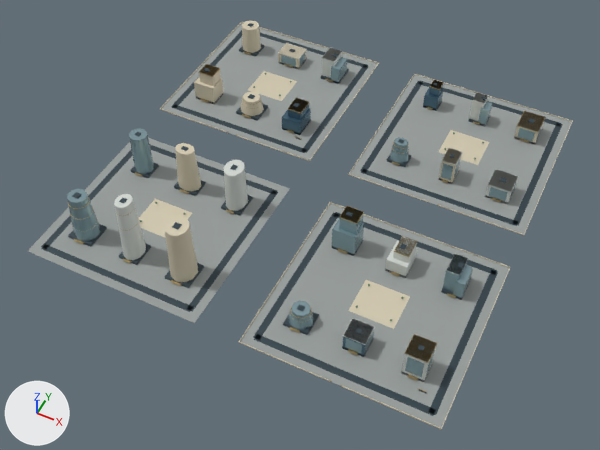
Before and after pictures for a commit that changed the glTF model web/public/assets/3d/ampliworld/GC-CITY-2030/GC-TILE-10-23.glb.
Rendered twice from a camera (50 mm lens) standing at (458.0, -8997.0, 1105.0) and looking at (9.0, -8100.0, -17.0). Every picture has the same lights, and +X, +Y and +Z are marked at lower left. The older version comes first. Where no turn or scale is listed for an object, it has been applied to the vertices. Vertices at exactly the same position are counted once.

Objects in the first picture: 'GC-TILE-10-23-blue', 'GC-TILE-10-23-dark', 'GC-TILE-10-23-glass', 'GC-TILE-10-23-gold', 'GC-TILE-10-23-ivory', 'GC-TILE-10-23-paving', 'GC-TILE-10-23-white' and 1 more.
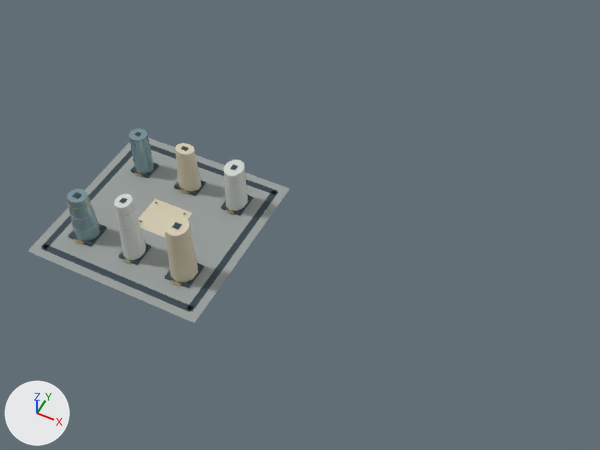
Pixel boxes (x1, y1, x2, y2) of what changed, in the pictures (600 x 450 px):
'GC-TILE-10-23-paving', reshaped (52% narrower, 54% shorter): before (28, 23, 572, 428); after (28, 138, 290, 323)
'GC-TILE-10-23-dark', reshaped (54% narrower, 54% shorter): before (41, 23, 563, 416); after (41, 132, 278, 312)
'GC-TILE-10-23-ivory', reshaped (85% narrower, 66% shorter): before (138, 20, 573, 429); after (138, 143, 201, 282)
'GC-TILE-10-23-glass', reshaped (82% narrower, 65% shorter): before (67, 53, 544, 378); after (67, 128, 154, 241)
'GC-TILE-10-23-white', reshaped (67% narrower, 70% shorter): before (114, 43, 519, 382); after (114, 160, 248, 260)
'GC-TILE-10-23-gold', reshaped: before (69, 52, 545, 392); after (69, 172, 234, 285)
'GC-TILE-10-23-blue', deleted: before (282, 80, 443, 357)
part 1 of me_mesh_0, deleted: before (161, 23, 378, 160)
part 2 of me_mesh_0, deleted: before (350, 74, 572, 234)
part 3 of me_mesh_0, deleted: before (240, 203, 509, 428)
part 4 of me_mesh_1, deleted: before (171, 23, 563, 416)
part 5 of me_mesh_2, deleted: before (160, 20, 573, 429)
part 6 of me_mesh_7, deleted: before (281, 53, 544, 378)
part 7 of me_mesh_5, deleted: before (199, 52, 545, 392)
part 8 of me_mesh_6, deleted: before (278, 43, 519, 382)

The change, as a diff of the scene's bpy script:
```diff
--- a/web/public/assets/3d/ampliworld/GC-CITY-2030/GC-TILE-10-23.glb.py
+++ b/web/public/assets/3d/ampliworld/GC-CITY-2030/GC-TILE-10-23.glb.py
@@ me_mesh_0 @@
-me_mesh_0.from_pydata(...)  # 32 vertices, 48 faces; spans x -379.0..379.0, y -8379.0..-7621.0, z 0.0
+me_mesh_0.from_pydata(...)  # 8 vertices, 12 faces; spans x -379.0..-41.0, y -8379.0..-8041.0, z 0.0
+# me_mesh_0 part 1: the loose piece of 8 vertices spanning x -379.0..-41.0, y -7959.0..-7621.0, z 0.0 is deleted
+# me_mesh_0 part 2: the loose piece of 8 vertices spanning x 41.0..379.0, y -7959.0..-7621.0, z 0.0 is deleted
+# me_mesh_0 part 3: the loose piece of 8 vertices spanning x 41.0..379.0, y -8379.0..-8041.0, z 0.0 is deleted
 me_mesh_0.materials.append(mat_paving)
@@ me_mesh_1 @@
-me_mesh_1.from_pydata(...)  # 528 vertices, 792 faces; spans x -364.0..364.0, y -8364.0..-7636.0, z 0.0..132.0
+me_mesh_1.from_pydata(...)  # 128 vertices, 192 faces; spans x -364.0..-56.0, y -8364.0..-8056.0, z 0.0..132.0
+# me_mesh_1 part 4: 50 loose pieces with 400 vertices, spanning x -364.0..364.0, y -8364.0..-7636.0, z 0.0..79.0, are deleted
 me_mesh_1.materials.append(mat_dark)
@@ me_mesh_2 @@
-me_mesh_2.from_pydata(...)  # 280 vertices, 448 faces; spans x -380.0..380.0, y -8380.0..-7620.0, z 0.0..119.0
+me_mesh_2.from_pydata(...)  # 52 vertices, 92 faces; spans x -250.0..-88.0, y -8323.0..-8100.0, z 0.0..119.0
+# me_mesh_2 part 5: 25 loose pieces with 228 vertices, spanning x -380.0..380.0, y -8380.0..-7620.0, z 0.0..67.0, are deleted
 me_mesh_2.materials.append(mat_ivory)
@@ me_mesh_5 @@
-me_mesh_5.from_pydata(...)  # 1116 vertices, 1884 faces; spans x -331.0..339.0, y -8380.0..-7673.0, z 0.0..112.0
+me_mesh_5.from_pydata(...)  # 444 vertices, 792 faces; spans x -331.0..-89.0, y -8327.0..-8096.0, z 4.0..112.0
+# me_mesh_5 part 7: 63 loose pieces with 672 vertices, spanning x -328.0..339.0, y -8380.0..-7673.0, z 0.0..78.0, are deleted
 me_mesh_5.materials.append(mat_gold)
@@ me_mesh_6 @@
-me_mesh_6.from_pydata(...)  # 148 vertices, 236 faces; spans x -234.0..332.0, y -8320.0..-7678.0, z 0.0..130.0
+me_mesh_6.from_pydata(...)  # 44 vertices, 80 faces; spans x -227.0..-91.0, y -8320.0..-8094.0, z 5.0..130.0
+# me_mesh_6 part 8: 13 loose pieces with 104 vertices, spanning x -234.0..332.0, y -8317.0..-7678.0, z 0.0..56.0, are deleted
 me_mesh_6.materials.append(mat_white)
@@ me_mesh_7 @@
-me_mesh_7.from_pydata(...)  # 328 vertices, 520 faces; spans x -333.0..332.0, y -8322.0..-7674.0, z 0.0..96.0
+me_mesh_7.from_pydata(...)  # 44 vertices, 80 faces; spans x -333.0..-287.0, y -8322.0..-8100.0, z 5.0..96.0
+# me_mesh_7 part 6: 32 loose pieces with 284 vertices, spanning x -234.0..332.0, y -8319.0..-7674.0, z 0.0..78.0, are deleted
 me_mesh_7.materials.append(mat_glass)
@@ ob_gc_tile_10_23_blue @@
-ob_gc_tile_10_23_blue = bpy.data.objects.new('GC-TILE-10-23-blue', me_mesh_8)
```
